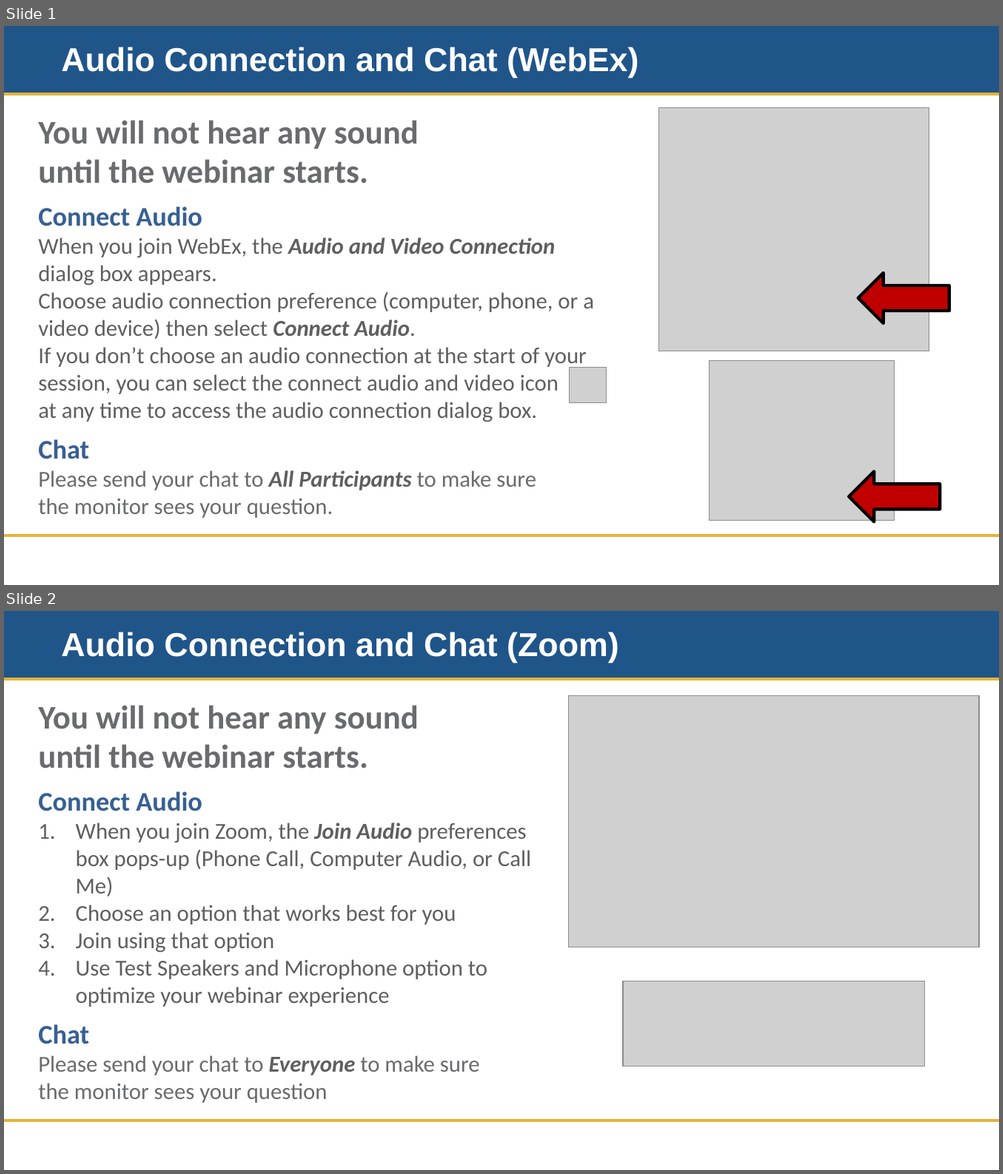
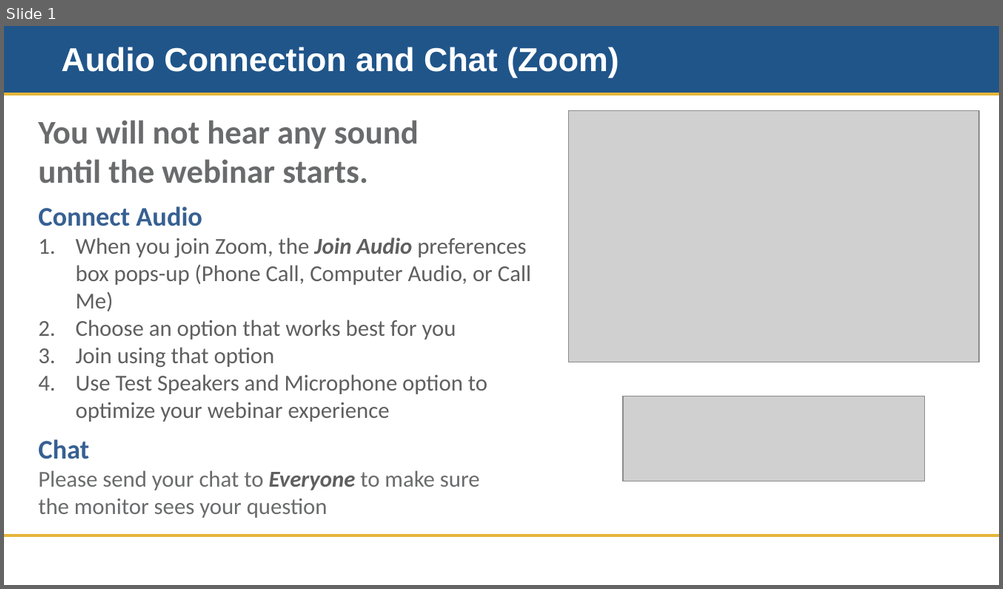
Before and after one commit to doujouDC/nihl-intro-r-classes, a slide deck: r-project-mgmt-repro/docs/nihl-r-project-mgmt.pptx. Shown one above the other, each under a label of ours: slides 1 and 2 before the commit, slide 1 after it. The pictures are 1003x1174 and 1003x589 pixels, drawn with LibreOffice and Linux fonts; fonts in the diff are those of the drawing; grey boxes stand for pictures; background and template pictures are left out. Boxes give left, top, right and bottom in pixels: in the first picture for what was removed or moved away, otherwise in the second. Text is boxed around its words. In the diff, an @@ line names an element or a change of style, - is before the commit and + after.

```diff
--- a/r-project-mgmt-repro/docs/nihl-r-project-mgmt.pptx
+++ b/r-project-mgmt-repro/docs/nihl-r-project-mgmt.pptx
@@ slide 1 removed at [4,26,999,585], background #FFFFFF; not listed: 3 template elements that a slide beside it also shows @@
@@ title removed at [61,47,638,78] @@
-Audio Connection and Chat (WebEx)
@@ picture removed at [658,108,929,352] @@
@@ text removed at [38,120,594,518] @@
-You will not hear any sound
-until the webinar starts.
-Connect Audio
-When you join WebEx, the Audio and Video Connection dialog box appears.
-Choose audio connection preference (computer, phone, or a video device) then select Connect Audio.
-If you don’t choose an audio connection at the start of your session, you can select the connect audio and video icon
-at any time to access the audio connection dialog box.
-Chat
-Please send your chat to All Participants to make sure
-the monitor sees your question.
@@ left arrow removed at [858,273,949,323] @@
@@ picture removed at [569,367,607,403] @@
@@ picture removed at [709,361,894,520] @@
@@ left arrow removed at [848,471,939,522] @@
@@ what was slide 2 is now slide 1 @@
```
Also in this commit, not shown: 10 other files.
